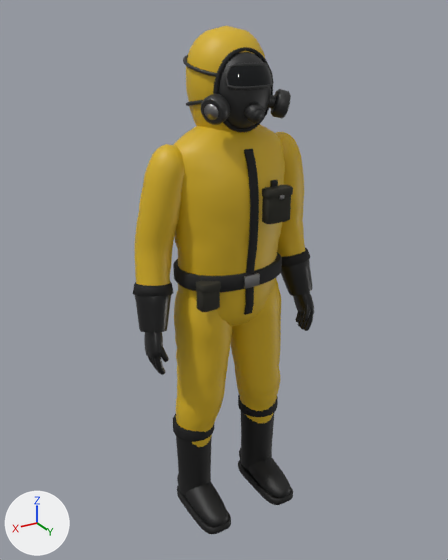
What one commit did to the glTF model assets/models/hazmat.glb.
The view is the same before and after, from a 50 mm lens placed at (1.078, 1.769, 1.835), pointed at (0.013, -0.007, 0.947). The axes (+X, +Y, +Z) are drawn at lower left. The lights are the same throughout. The older version comes first. Where no turn or scale is listed for an object, it has been applied to the vertices. Vertices at exactly the same position are counted once.

Before the edit, the objects in view are built like this:
```python
ob_hazmat_belt = bpy.data.objects.new('Hazmat_Belt', me_hazmat_belt)
ob_hazmat_belt.location = (0.0, 0.0, 0.0)
ob_hazmat_metal = bpy.data.objects.new('Hazmat_Metal', me_hazmat_metal)
ob_hazmat_metal.location = (0.0, 0.0, 0.0)
ob_hazmat_suit = bpy.data.objects.new('Hazmat_Suit', me_hazmat_suit)
ob_hazmat_suit.location = (0.0, 0.0, 0.0)
ob_hazmat_tape = bpy.data.objects.new('Hazmat_Tape', me_hazmat_tape)
ob_hazmat_tape.location = (0.0, 0.0, 0.0)
ob_hazmat_visor = bpy.data.objects.new('Hazmat_Visor', me_hazmat_visor)
ob_hazmat_visor.location = (0.0, 0.0, 0.0)
# also in view: 'Hazmat_Boots' at (0.0, 0.057, 0.183); 'Hazmat_Filter' at (0.0, 0.129, 1.571); 'Hazmat_Gloves' at (0.0, 0.011, 0.844); 'Hazmat_Pouch' at (0.026, 0.143, 1.117); 'Hazmat_Mask' at (0.0, 0.014, 1.615)
```
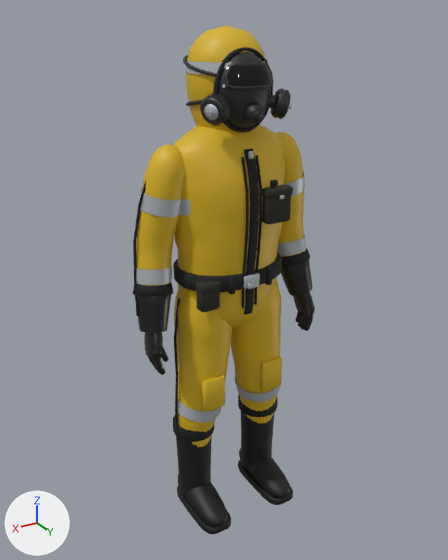
The edits, one by one:
Material 'Metal' (mat_metal) changes colour from grey #9a9a9a to light grey #b9bec4; in linear values from (0.323, 0.323, 0.323) to (0.485, 0.515, 0.552).
In material 'Metal' (mat_metal), metallic goes from 1.0 to 0.25.
me_hazmat_belt is used by ob_hazmat_belt; location (0.0, 0.0, 0.0).
me_hazmat_belt had 260 vertices, 512 faces and spanned x -0.201..0.201, y -0.144..0.153, z 0.972..1.335.
me_hazmat_belt now has 344 vertices, 672 faces and spans x -0.201..0.201, y -0.144..0.157, z 0.968..1.335.
me_hazmat_belt part 1: a new loose piece of 42 vertices spanning x -0.085..-0.065, y 0.137..0.157, z 0.968..1.032, in mat_belt (black #1a1a1a).
me_hazmat_belt part 2: a new loose piece of 42 vertices spanning x 0.065..0.085, y 0.137..0.157, z 0.968..1.032, in mat_belt (black #1a1a1a).
me_hazmat_metal is used by ob_hazmat_metal; location (0.0, 0.0, 0.0).
me_hazmat_metal had 232 vertices, 448 faces and spanned x -0.152..0.152, y 0.107..0.196, z 0.978..1.59.
me_hazmat_metal now has 726 vertices, 1088 faces and spans x -0.351..0.351, y -0.16..0.196, z 0.433..1.7.
me_hazmat_metal part 3: 294 vertices added at x -0.322..0.322, y -0.16..0.147, z 1.23..1.7.
me_hazmat_metal part 4: 72 vertices added at x -0.228..0.226, y -0.078..0.103, z 0.433..0.517.
me_hazmat_metal part 5: 42 vertices added at x -0.02..0.02, y 0.16..0.168, z 0.978..0.998.
me_hazmat_metal part 6: 36 vertices added at x -0.351..-0.218, y -0.084..0.045, z 0.988..1.063.
me_hazmat_metal part 7: 36 vertices added at x 0.218..0.351, y -0.084..0.046, z 0.987..1.063.
Other edits to the shape of me_hazmat_metal do not show in these pictures.
me_hazmat_suit is used by ob_hazmat_suit; location (0.0, 0.0, 0.0).
me_hazmat_suit had 3676 vertices, 7328 faces and spanned x -0.36..0.36, y -0.15..0.16, z 0.3..1.8.
me_hazmat_suit now has 3660 vertices, 7288 faces and spans x -0.36..0.36, y -0.15..0.16, z 0.3..1.8.
me_hazmat_suit part 8: a new loose piece of 50 vertices spanning x -0.17..-0.08, y 0.1..0.12, z 0.51..0.63, in mat_suit (yellow #d8b21f).
me_hazmat_suit part 9: a new loose piece of 50 vertices spanning x 0.08..0.17, y 0.1..0.12, z 0.51..0.63, in mat_suit (yellow #d8b21f).
me_hazmat_suit part 10: 85 vertices moved within x 0.17..0.32, y -0.09..0.07, z 0.86..1.42; 111 vertices removed from x 0.16..0.34, y -0.09..0.06, z 0.86..1.45; 53 vertices added at x 0.16..0.33, y -0.09..0.06, z 0.86..1.44.
me_hazmat_suit part 11: 87 vertices moved from x -0.32..-0.17, y -0.09..0.07, z 0.86..1.4 to x -0.32..-0.17, y -0.09..0.07, z 0.86..1.41; 108 vertices removed from x -0.35..-0.16, y -0.09..0.07, z 0.86..1.44; 50 vertices added at x -0.35..-0.16, y -0.09..0.06, z 0.87..1.43.
me_hazmat_tape is used by ob_hazmat_tape; location (0.0, 0.0, 0.0).
me_hazmat_tape had 750 vertices, 1480 faces and spanned x -0.363..0.363, y -0.089..0.166, z 0.345..1.741.
me_hazmat_tape now has 922 vertices, 1800 faces and spans x -0.367..0.366, y -0.089..0.167, z 0.319..1.741.
me_hazmat_tape part 12: a new loose piece of 32 vertices spanning x -0.031..-0.022, y 0.125..0.167, z 0.9..1.421, in mat_tape (black #0c0c0c).
me_hazmat_tape part 13: a new loose piece of 32 vertices spanning x 0.021..0.03, y 0.125..0.167, z 0.9..1.421, in mat_tape (black #0c0c0c).
me_hazmat_tape part 14: a new loose piece of 27 vertices spanning x 0.273..0.366, y -0.033..0.017, z 0.899..1.402, in mat_tape (black #0c0c0c).
me_hazmat_tape part 15: a new loose piece of 27 vertices spanning x 0.194..0.235, y -0.012..0.016, z 0.319..0.921, in mat_tape (black #0c0c0c).
Other edits to the shape of me_hazmat_tape do not show in these pictures.

Location of each change, [x1, y1, x2, y2] in pixels of the pictures (448 x 560 px; the box of a moved part takes in the faces that stretch with it):
'Hazmat_Suit', reshaped: before [135, 26, 305, 447]; after [136, 26, 304, 447]
'Hazmat_Metal', recoloured, surface changed, reshaped (97% wider, 96% taller): before [204, 104, 290, 289]; after [136, 59, 306, 423]
'Hazmat_Belt', reshaped: before [173, 180, 282, 292]; after [173, 180, 282, 295]
part 1 of me_hazmat_belt, added: after [265, 266, 272, 285]
part 2 of me_hazmat_belt, added: after [228, 275, 235, 295]
part 3 of me_hazmat_metal, added: after [139, 59, 305, 217]
part 4 of me_hazmat_metal, added: after [177, 374, 280, 423]
part 5 of me_hazmat_metal, added: after [248, 281, 258, 289]
part 6 of me_hazmat_metal, added: after [277, 235, 306, 256]
part 7 of me_hazmat_metal, added: after [136, 266, 172, 285]
part 8 of me_hazmat_suit, added (yellow): after [260, 356, 282, 391]
part 9 of me_hazmat_suit, added (yellow): after [202, 375, 225, 412]
part 10 of me_hazmat_suit, moved or reshaped: before [148, 147, 184, 286]; after [149, 149, 184, 286]
part 11 of me_hazmat_suit, moved or reshaped: before [282, 142, 305, 256]; after [283, 143, 304, 255]
part 12 of me_hazmat_tape, added: after [254, 155, 262, 305]
part 13 of me_hazmat_tape, added: after [241, 157, 249, 309]
part 14 of me_hazmat_tape, added: after [133, 180, 146, 316]
part 15 of me_hazmat_tape, added: after [174, 298, 180, 441]
